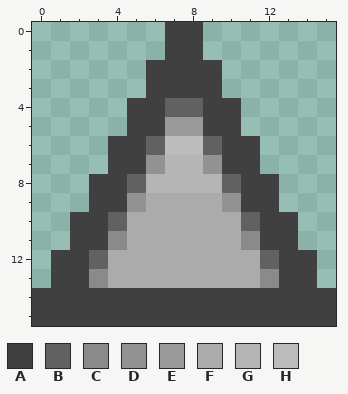
Pixel-art sprite -- media/spikeup.png. This is how it looked before the edit.
The file is 64x64 pixels, drawn in blocks of 4x4; one block is one cell here. Colours within 5 levels of each other are drawn and written as one.
Palette (. is transparent): A #404040  B #616161  C #8a8a8a  D #929292  E #9a9a9a  F #ababab  G #b5b5b5  H #bcbcbc
Pixels before, first column x 0:
 0 .......AA.......
 1 .......AA.......
 2 ......AAAA......
 3 ......AAAA......
 4 .....AABBAA.....
 5 .....AAEEAA.....
 6 ....AABHHBAA....
 7 ....AADGGDAA....
 8 ...AABGGGGBAA...
 9 ...AADFFFFDAA...
10 ..AABFFFFFFBAA..
11 ..AACFFFFFFCAA..
12 .AABFFFFFFFFBAA.
13 .AACFFFFFFFFCAA.
14 AAAAAAAAAAAAAAAA
15 AAAAAAAAAAAAAAAA
And afterwards:
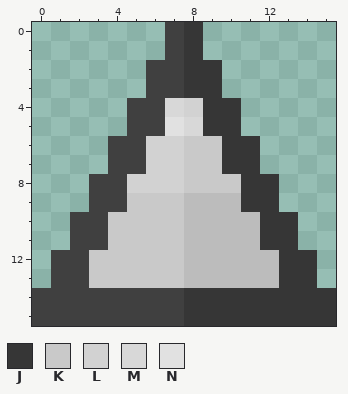
Colours new in this view: J #363636  K #c9c9c9  L #d2d2d2  M #d8d8d8  N #e1e1e1
Difference:
Changed rows in their new state; - is an unchanged pixel.
first column x 3:
 0 -----J-------
 1 -----J-------
 2 -----JJ------
 3 -----JJ------
 4 ----MLJJ-----
 5 ----NMJJ-----
 6 ---LLKKJJ----
 7 ---LLKKJJ----
 8 --LLLKKKJJ---
 9 --KKKHHHJJ---
10 -KKKKHHHHJJ--
11 -KKKKHHHHJJ--
12 KKKKKHHHHHJJ-
13 KKKKKHHHHHJJ-
14 -----JJJJJJJJ
15 -----JJJJJJJJ
